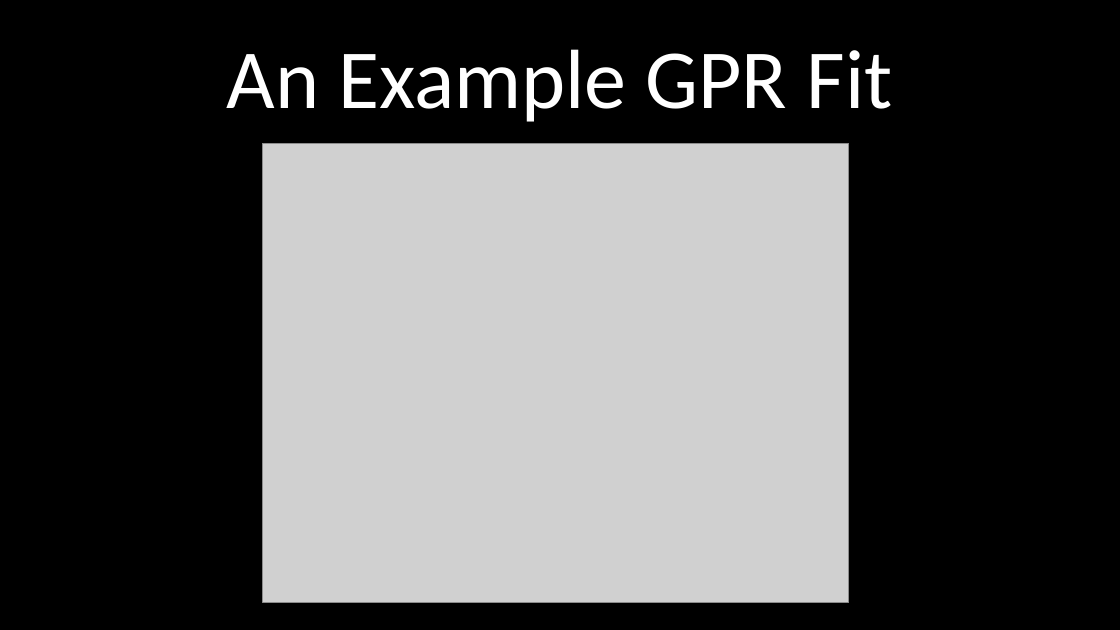
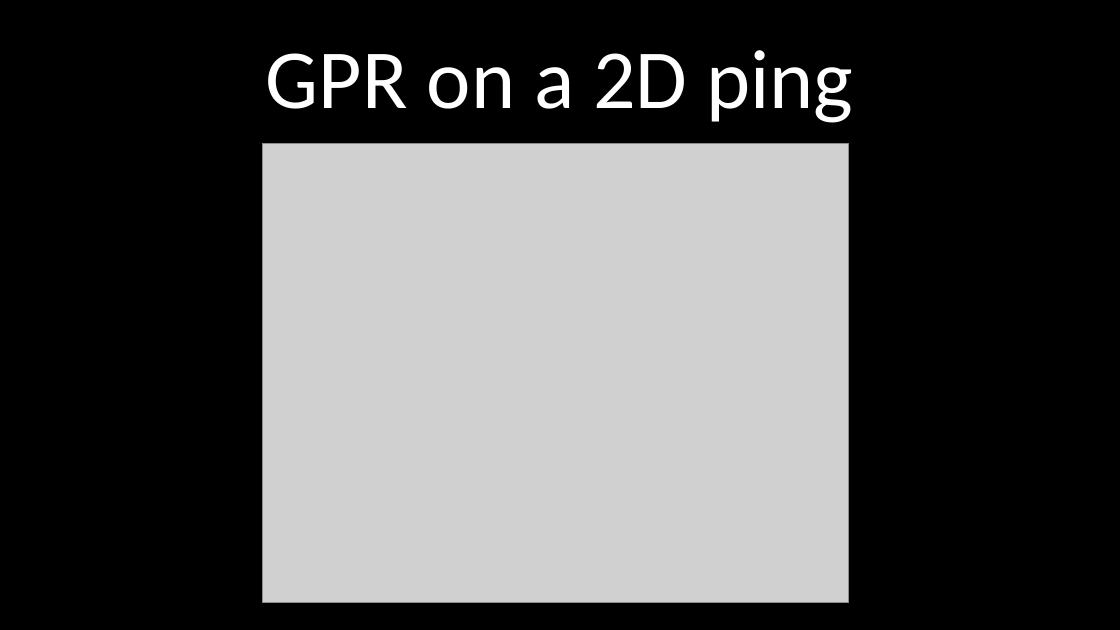
Before and after one commit to PhilParisi/gpr_ms_thesis, a slide deck: slide 6 of presentations/28March2023_committee.pptx (slide 5 before the commit). Drawn at 1120x630 pixels with LibreOffice and Linux fonts; fonts in the diff are those of the drawing; grey boxes stand for pictures. Boxes give left, top, right and bottom in pixels: in the first picture for what was removed or moved away, otherwise in the second. Text is boxed around its words. In the diff, an @@ line names an element or a change of style, - is before the commit and + after.

```diff
--- a/presentations/28March2023_committee.pptx
+++ b/presentations/28March2023_committee.pptx
@@ title at box(266, 50, 853, 123): text changed @@
-An Example GPR Fit
+GPR on a 2D ping
```
Also in this commit, not shown: 3 other slides changed, 1 slide added, 31 slides removed, 1 other file.
